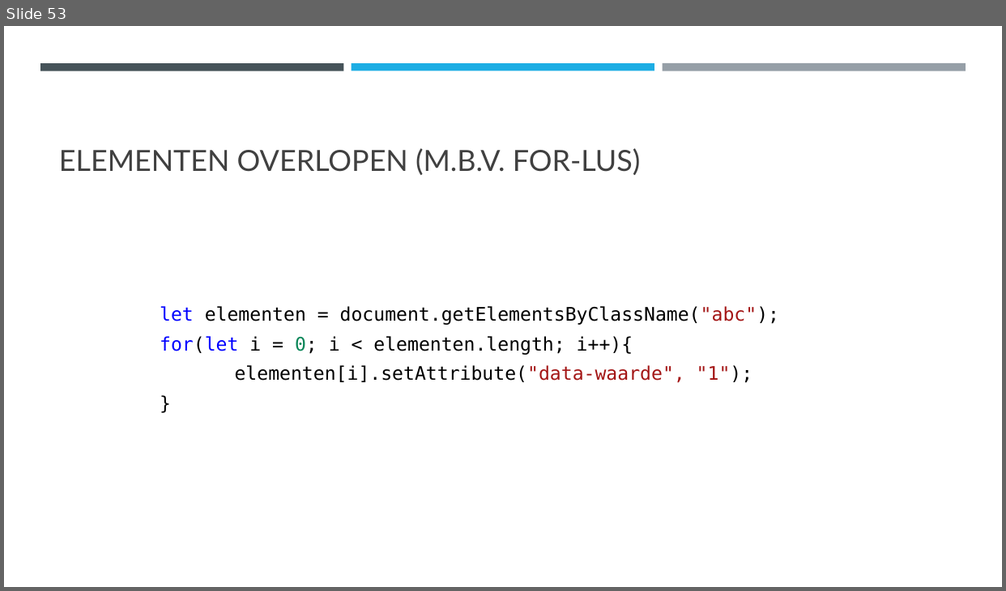
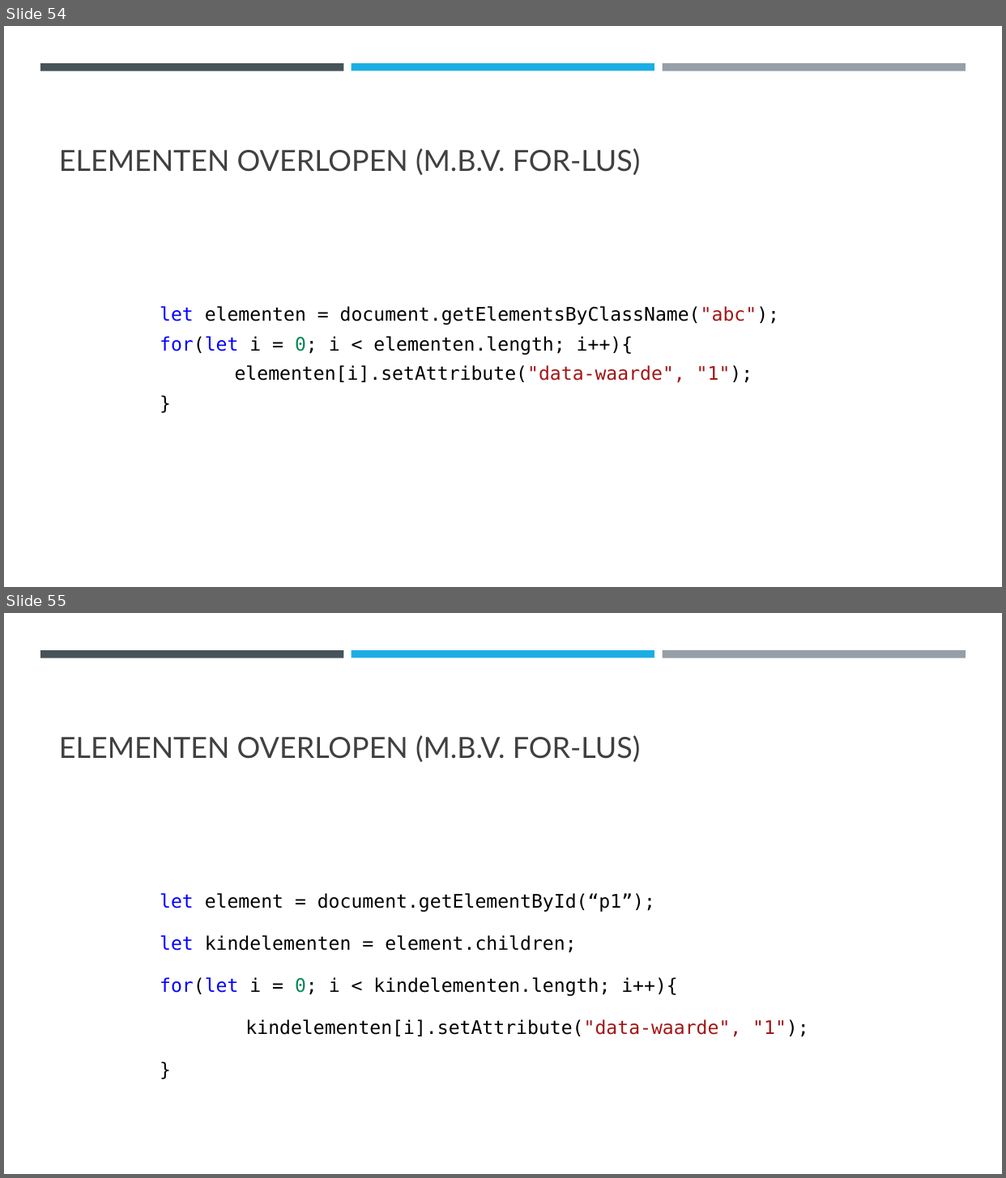
Before and after one commit to DhrLeroy/Webdesign, a slide deck: Webdesign.pptx. Shown one above the other, each under a label of ours: slide 53 before the commit, slides 54 and 55 after it. The pictures are 1006x591 and 1006x1178 pixels, drawn with LibreOffice and Linux fonts; fonts in the diff are those of the drawing. Boxes give left, top, right and bottom in pixels: in the first picture for what was removed or moved away, otherwise in the second. Text is boxed around its words. In the diff, an @@ line names an element or a change of style, - is before the commit and + after.

```diff
--- a/Webdesign.pptx
+++ b/Webdesign.pptx
@@ slide 55 added at (4,613,1002,1174), background #FFFFFF; not listed: 3 template elements that a slide beside it also shows @@
@@ title added at (59,735,641,762), 28 pt, text #404040 @@
+ELEMENTEN OVERLOPEN (M.B.V. FOR-LUS)
@@ text added at (160,893,809,1037), 18 pt, text #000000 @@
+let element = document.getElementById(“p1”);
+let kindelementen = element.children;
+for(let i = 0; i < kindelementen.length; i++){
+kindelementen[i].setAttribute("data-waarde", "1");
+}
@@ what was slide 53 is now slide 54 @@
```
Also in this commit, not shown: 8 slides changed, 2 other slides added, 13 other files.
